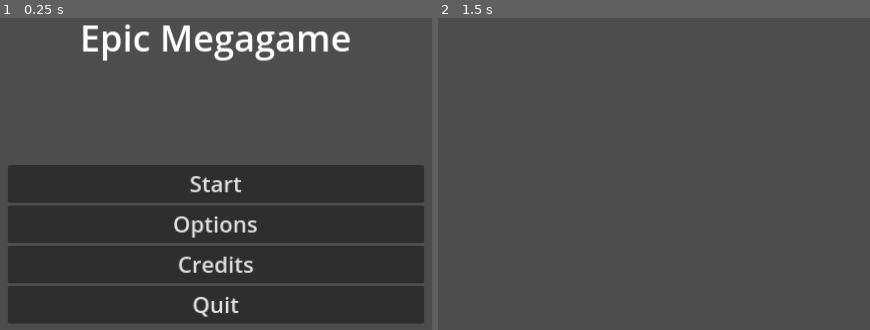
Above: before the commit, frames 1-2 (left to right).
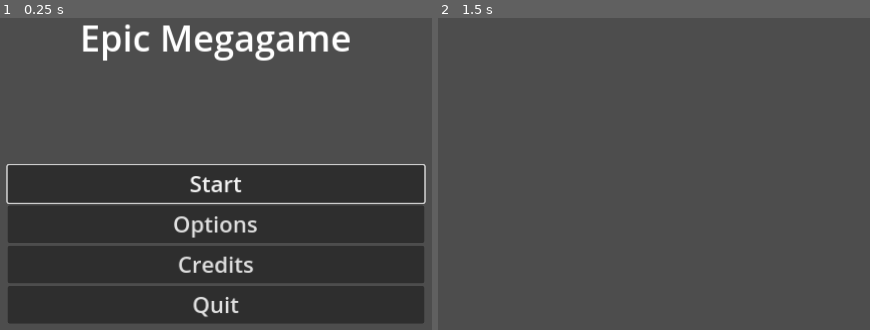
Above: after the commit, the same moments.

Repository: Yngwarr/godot4-template
Game: Godot game, scene res://scenes/MainMenu.tscn
The game is run twice, just before and just after one commit, with the same random seed, the same clock (stepped at 60 frames per second) and the same inputs.
Inputs:
- Up to frame 1 (0.25 s): no input
- Up to frame 2 (1.5 s): click "Start" at 0.5 s; tap Enter at 1.25 s

The runs differ from the first frame. In frame 1, 1.0% of the frame differs, in the area x 1-99%, y 46-60%; in frame 2, nothing differs.

Commit message:
focus management

Diff:
--- a/scenes/MainMenu.tscn
+++ b/scenes/MainMenu.tscn
@@ -1,6 +1,7 @@
-[gd_scene load_steps=9 format=3 uid="uid://cbplqxkaqi83r"]
+[gd_scene load_steps=10 format=3 uid="uid://cbplqxkaqi83r"]
 
 [ext_resource type="Script" path="res://src/ChangeSceneButton.gd" id="1_fngra"]
+[ext_resource type="Script" path="res://src/MainMenu.gd" id="1_tjqpj"]
 [ext_resource type="Script" path="res://src/ShowPopupButton.gd" id="1_uvylj"]
 [ext_resource type="Script" path="res://src/QuitButton.gd" id="2_ddegl"]
 [ext_resource type="PackedScene" uid="uid://dp02anwflcyv8" path="res://scenes/OptionsWindow.tscn" id="2_eahdg"]
@@ -11,7 +12,9 @@
 [sub_resource type="LabelSettings" id="LabelSettings_8bkd4"]
 font_size = 52
 
-[node name="MainMenu" type="Node2D"]
+[node name="MainMenu" type="Node2D" node_paths=PackedStringArray("first_to_focus")]
+script = ExtResource("1_tjqpj")
+first_to_focus = NodePath("Menu/Menu/Start")
 
 [node name="Menu" type="CanvasLayer" parent="."]
 
--- /dev/null
+++ b/src/MainMenu.gd
@@ -0,0 +1,10 @@
+extends Node2D
+
+## Main menu scene's main script.
+
+## The node that will grab focus on ready. Usually, the top button on the
+## screen.
+@export var first_to_focus: Control
+
+func _ready() -> void:
+	first_to_focus.grab_focus()
--- a/src/OptionsWindow.gd
+++ b/src/OptionsWindow.gd
@@ -8,10 +8,21 @@
 ## Grid container that will be populated with control elements.
 @export var container: GridContainer
 
+var _first_slider: VolumeSlider = null
+
 func _ready() -> void:
+	visibility_changed.connect(on_toggle)
 	for bus in range(AudioServer.bus_count):
 		if !showable_bus(bus): continue
-		add_bus_ctl(bus)
+
+		if _first_slider == null:
+			_first_slider = add_bus_ctl(bus)
+		else:
+			add_bus_ctl(bus)
+
+func on_toggle() -> void:
+	if not visible: return
+	_first_slider.grab_focus()
 
 ## Should the audio bus be accessible from the window? You don't want to show
 ## your effect buses to be adjustable by a player, that's why we only show
@@ -21,7 +32,7 @@
 			or AudioServer.get_bus_send(bus_idx) == MASTER_NAME
 
 ## Adds bus control to the window.
-func add_bus_ctl(bus_idx: int) -> void:
+func add_bus_ctl(bus_idx: int) -> VolumeSlider:
 	var bus_name := AudioServer.get_bus_name(bus_idx)
 
 	var label := Label.new()
@@ -30,3 +41,5 @@
 
 	container.add_child(label)
 	container.add_child(slider)
+
+	return slider
